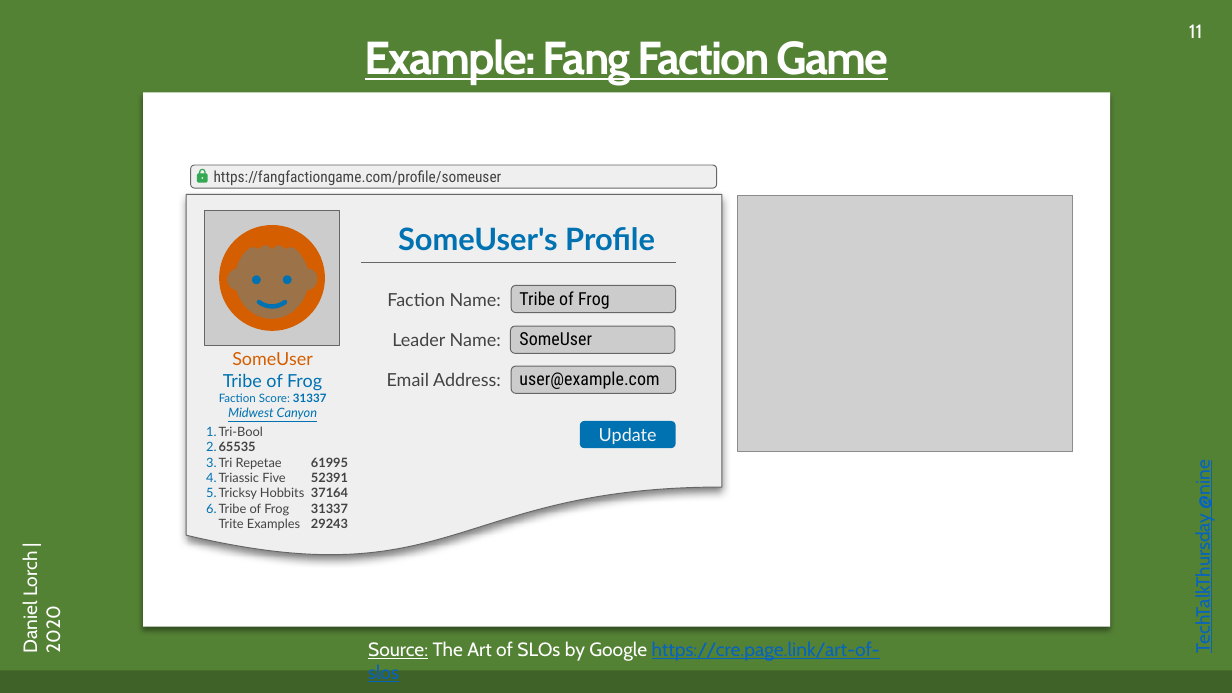
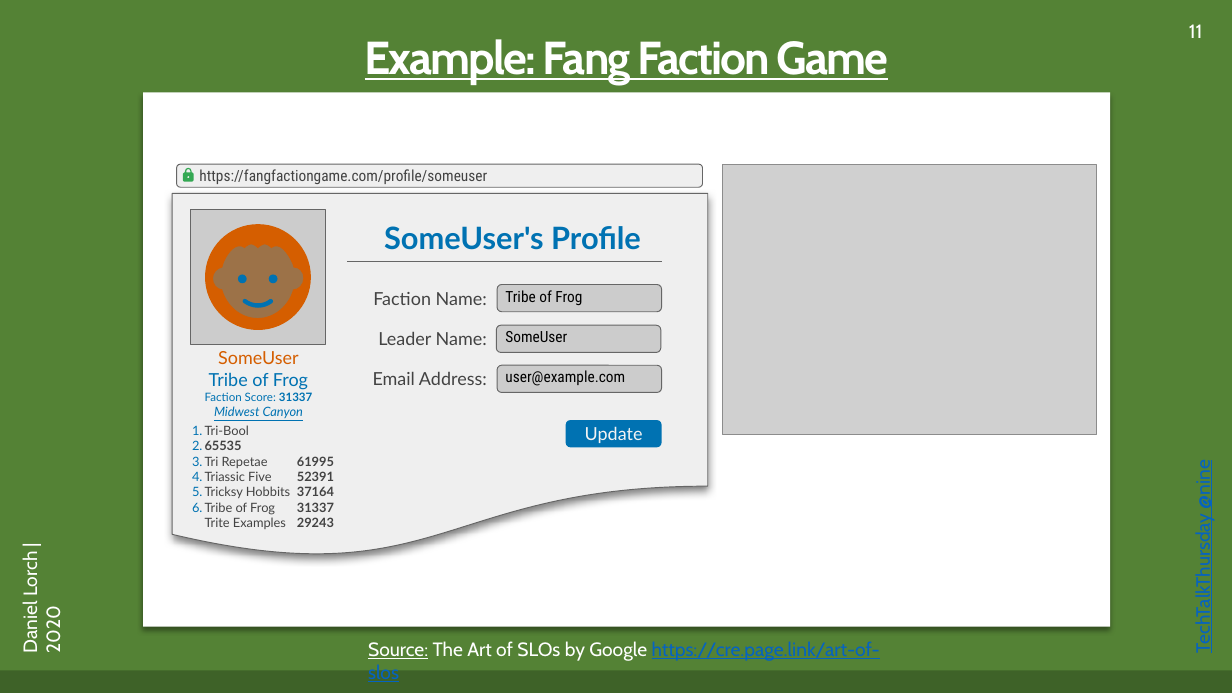
Before and after one commit to dlorch/presentations, a slide deck: slide 11 of 2020-site-reliability-engineering-sli-slo-error-budgets-techtalkthursday-nine/SRE-SLI-SLO-Error-Budgets_Lorch-20200722.pptx. Drawn at 1232x693 pixels with LibreOffice and Linux fonts; fonts in the diff are those of the drawing; grey boxes stand for pictures. Boxes give left, top, right and bottom in pixels: in the first picture for what was removed or moved away, otherwise in the second. Text is boxed around its words. In the diff, an @@ line names an element or a change of style, - is before the commit and + after.

```diff
--- a/2020-site-reliability-engineering-sli-slo-error-budgets-techtalkthursday-nine/SRE-SLI-SLO-Error-Budgets_Lorch-20200722.pptx
+++ b/2020-site-reliability-engineering-sli-slo-error-budgets-techtalkthursday-nine/SRE-SLI-SLO-Error-Budgets_Lorch-20200722.pptx
@@ picture: place and size @@
-picture at box(738, 196, 1073, 452)
+picture at box(723, 165, 1097, 434)
@@ 5 texts, 5 rounded rectangles, 5 freeform shapes, 1 table, 1 rectangle, 1 ellipse, 1 line, 1 flow chart document: place and size @@
-5 texts, 5 rounded rectangles, 5 freeform shapes, 1 table, 1 rectangle, 1 ellipse, 1 line, 1 flow chart document at box(187, 165, 723, 559)
+5 texts, 5 rounded rectangles, 5 freeform shapes, 1 table, 1 rectangle, 1 ellipse, 1 line, 1 flow chart document at box(172, 165, 708, 558)
@@ table at box(329, 278, 664, 398) @@
@@ size 14 to 12 pt in "Tribe of Frog", "SomeUser", "user@example.com" @@
```
Also in this commit, not shown: 1 other slide changed, 1 slide added, 1 other file.
